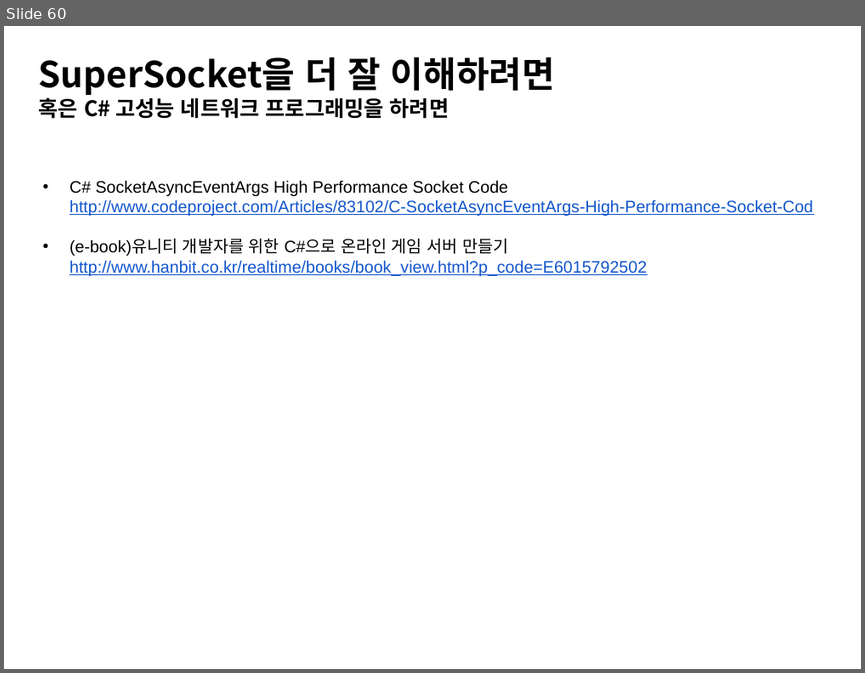
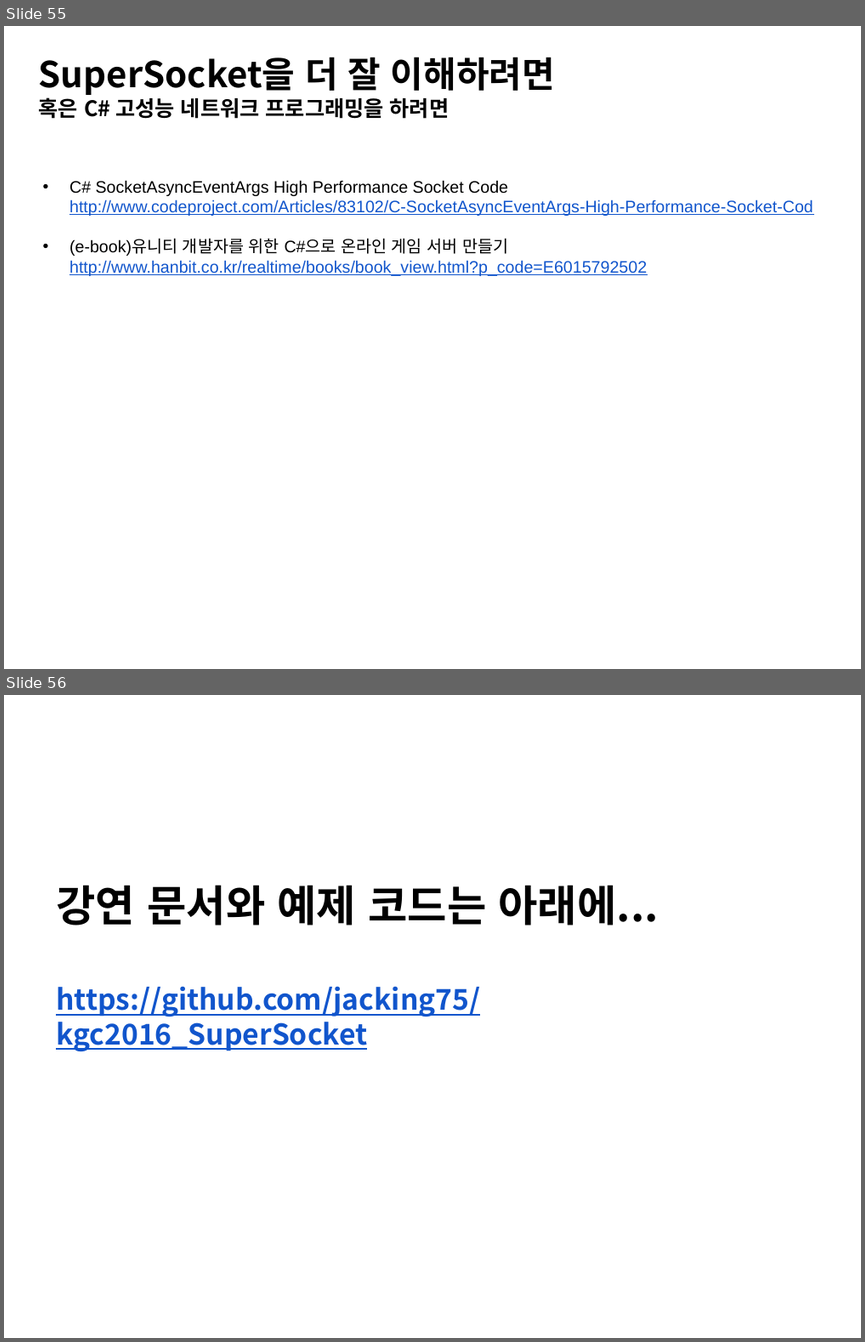
Before and after one commit to jacking75/conf_kgc2016_SuperSocket, a slide deck: {KGC2016]오픈소스 네트워크 엔진 SuperSocket 사용하기.pptx. Shown one above the other, each under a label of ours: slide 60 before the commit, slides 55 and 56 after it. The pictures are 865x673 and 865x1342 pixels, drawn with LibreOffice and Linux fonts; fonts in the diff are those of the drawing. Boxes give left, top, right and bottom in pixels: in the first picture for what was removed or moved away, otherwise in the second. Text is boxed around its words. In the diff, an @@ line names an element or a change of style, - is before the commit and + after.

```diff
--- a/{KGC2016]오픈소스 네트워크 엔진 SuperSocket 사용하기.pptx
+++ b/{KGC2016]오픈소스 네트워크 엔진 SuperSocket 사용하기.pptx
@@ slide 56 added at box(4, 695, 861, 1338), background #FFFFFF @@
@@ text added at box(56, 885, 658, 1051), 24 pt, text #1155CC, bold, underline @@
+강연 문서와 예제 코드는 아래에...
+https://github.com/jacking75/kgc2016_SuperSocket
@@ what was slide 60 is now slide 55 @@
```
Also in this commit, not shown: 4 slides changed, 5 slides removed.
